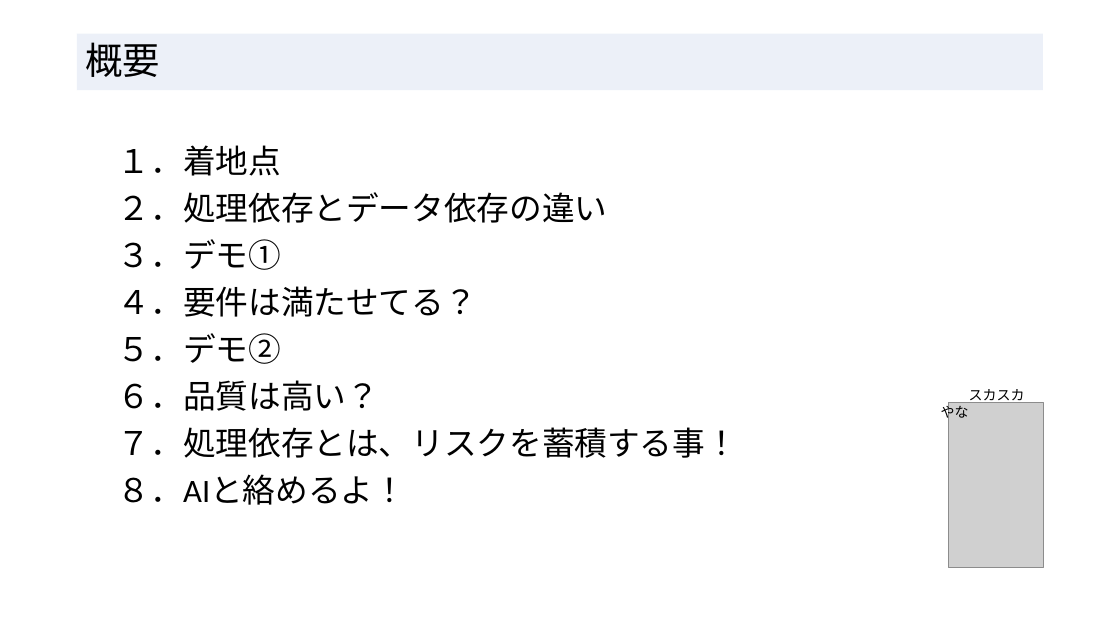
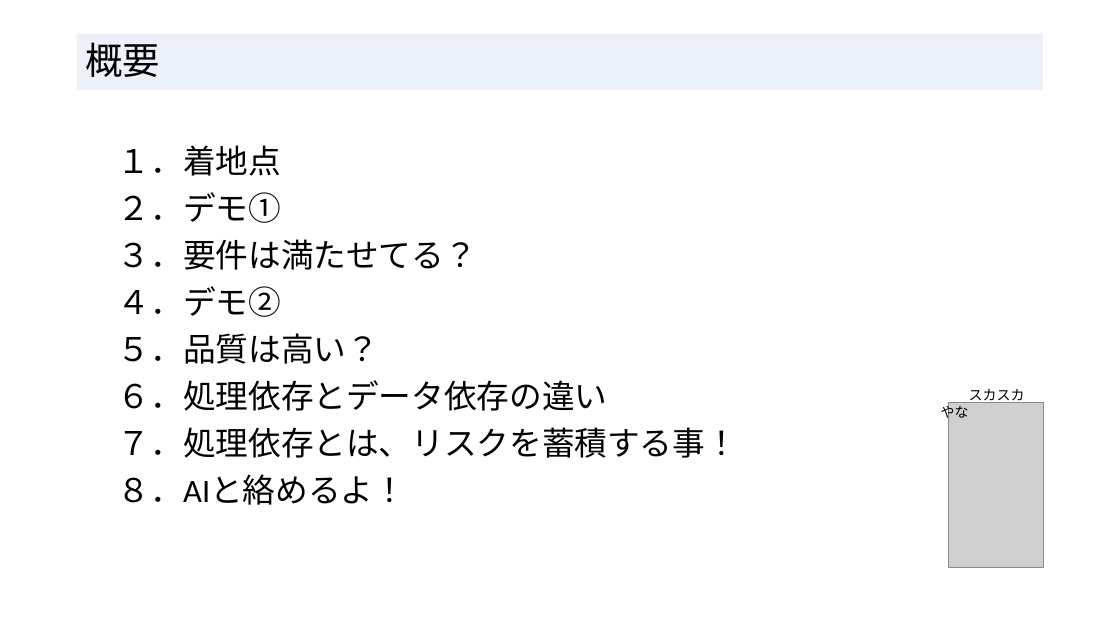
Before and after one commit to RyotoKuroki/QualityDependsOnDataApplication, a slide deck: slide 2 of 処理依存よりデータ依存_エンジニアの輪20250215.pptx. Drawn at 1120x630 pixels with LibreOffice and Linux fonts; fonts in the diff are those of the drawing; grey boxes stand for pictures. Boxes give left, top, right and bottom in pixels: in the first picture for what was removed or moved away, otherwise in the second. Text is boxed around its words. In the diff, an @@ line names an element or a change of style, - is before the commit and + after.

```diff
--- a/処理依存よりデータ依存_エンジニアの輪20250215.pptx
+++ b/処理依存よりデータ依存_エンジニアの輪20250215.pptx
@@ text at [118,192,607,411]: text changed @@
-２．処理依存とデータ依存の違い
-３．デモ①
-４．要件は満たせてる？
-５．デモ②
-６．品質は高い？
+２．デモ①
+３．要件は満たせてる？
+４．デモ②
+５．品質は高い？
+６．処理依存とデータ依存の違い
```
Also in this commit, not shown: 5 other slides changed.
